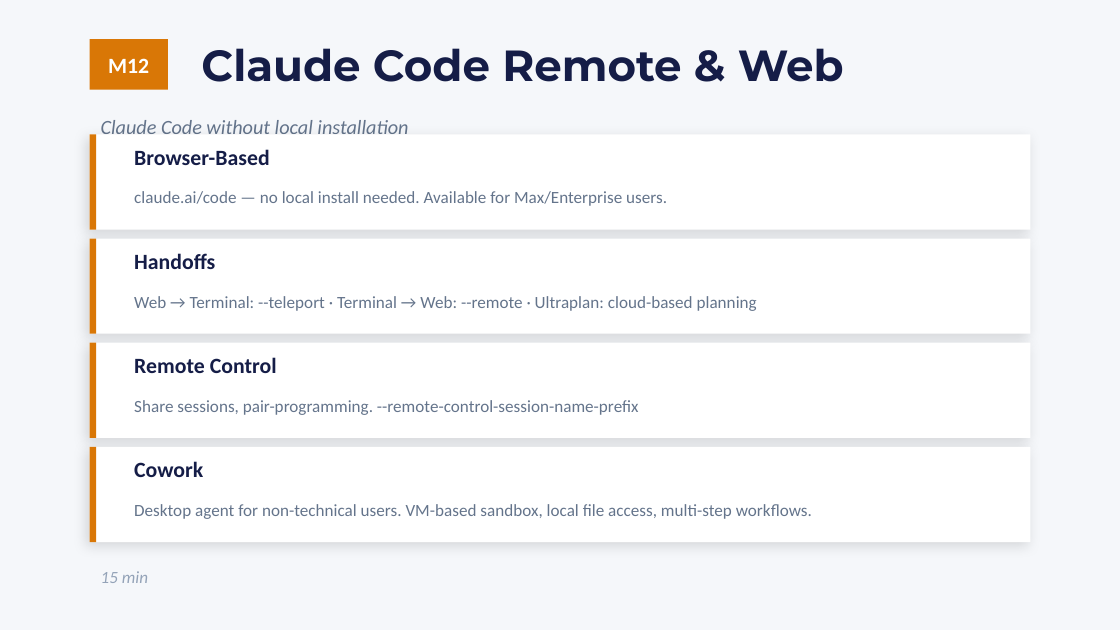
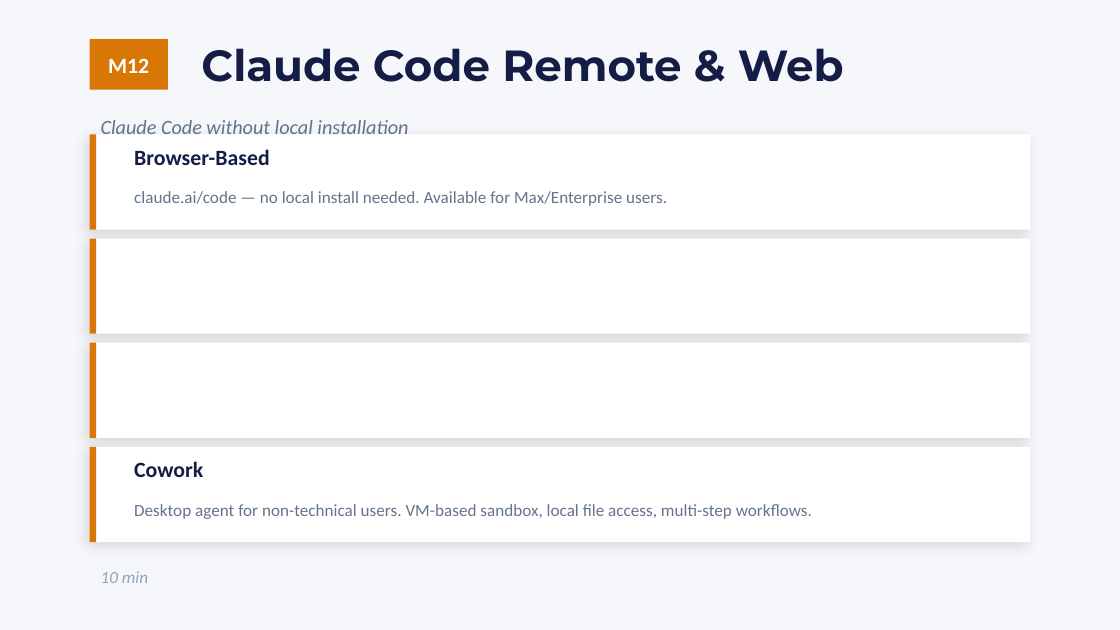
Before and after one commit to clusterreplyDE/claude_workshop, a slide deck: slide 40 of slides/workshop.pptx. Drawn at 1120x630 pixels with LibreOffice and Linux fonts; fonts in the diff are those of the drawing. Boxes give left, top, right and bottom in pixels: in the first picture for what was removed or moved away, otherwise in the second. Text is boxed around its words. In the diff, an @@ line names an element or a change of style, - is before the commit and + after.

```diff
--- a/slides/workshop.pptx
+++ b/slides/workshop.pptx
@@ text removed at box(134, 253, 215, 269) @@
-Handoffs
@@ text removed at box(134, 296, 757, 311) @@
-Web → Terminal: --teleport · Terminal → Web: --remote · Ultraplan: cloud-based planning
@@ text removed at box(134, 357, 277, 373) @@
-Remote Control
@@ text removed at box(134, 400, 639, 415) @@
-Share sessions, pair-programming. --remote-control-session-name-prefix
@@ text at box(101, 571, 148, 583): text changed @@
-15 min
+10 min
```
Also in this commit, not shown: 8 other slides changed, 5 other files.
